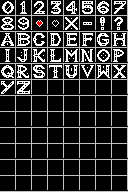
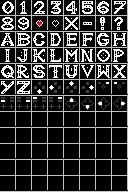
The second 128 x 192 image is a revision of the first. Changes to its layers:
painted on "Paint Layer" over [1,81,126,110]
